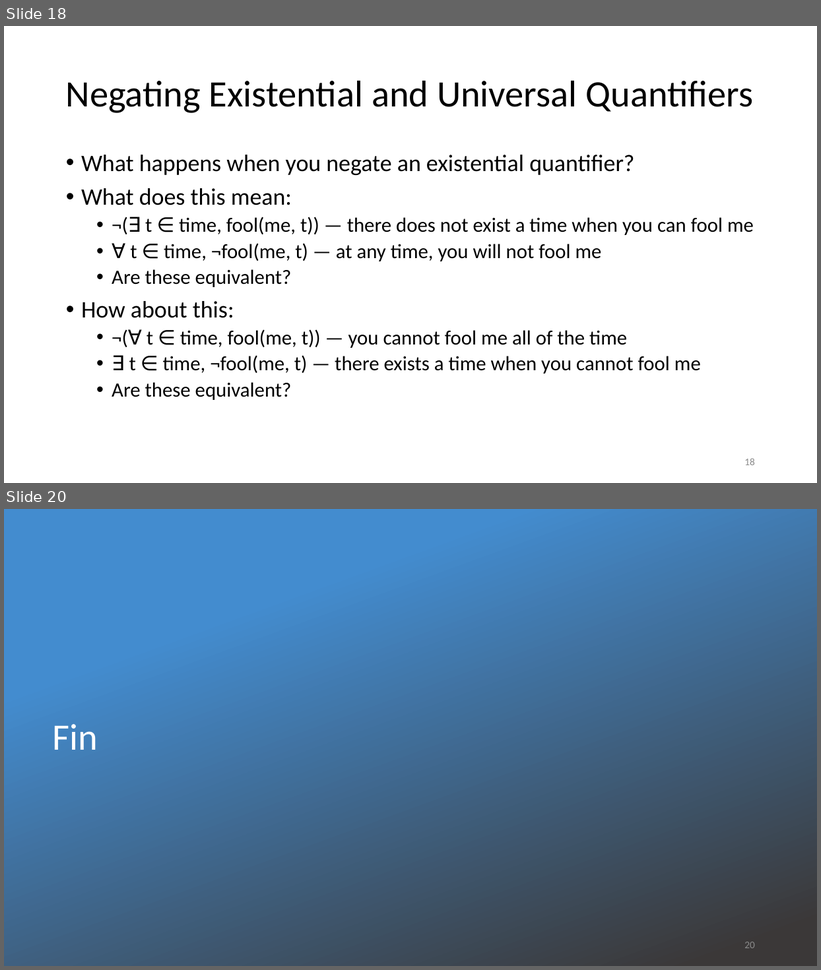
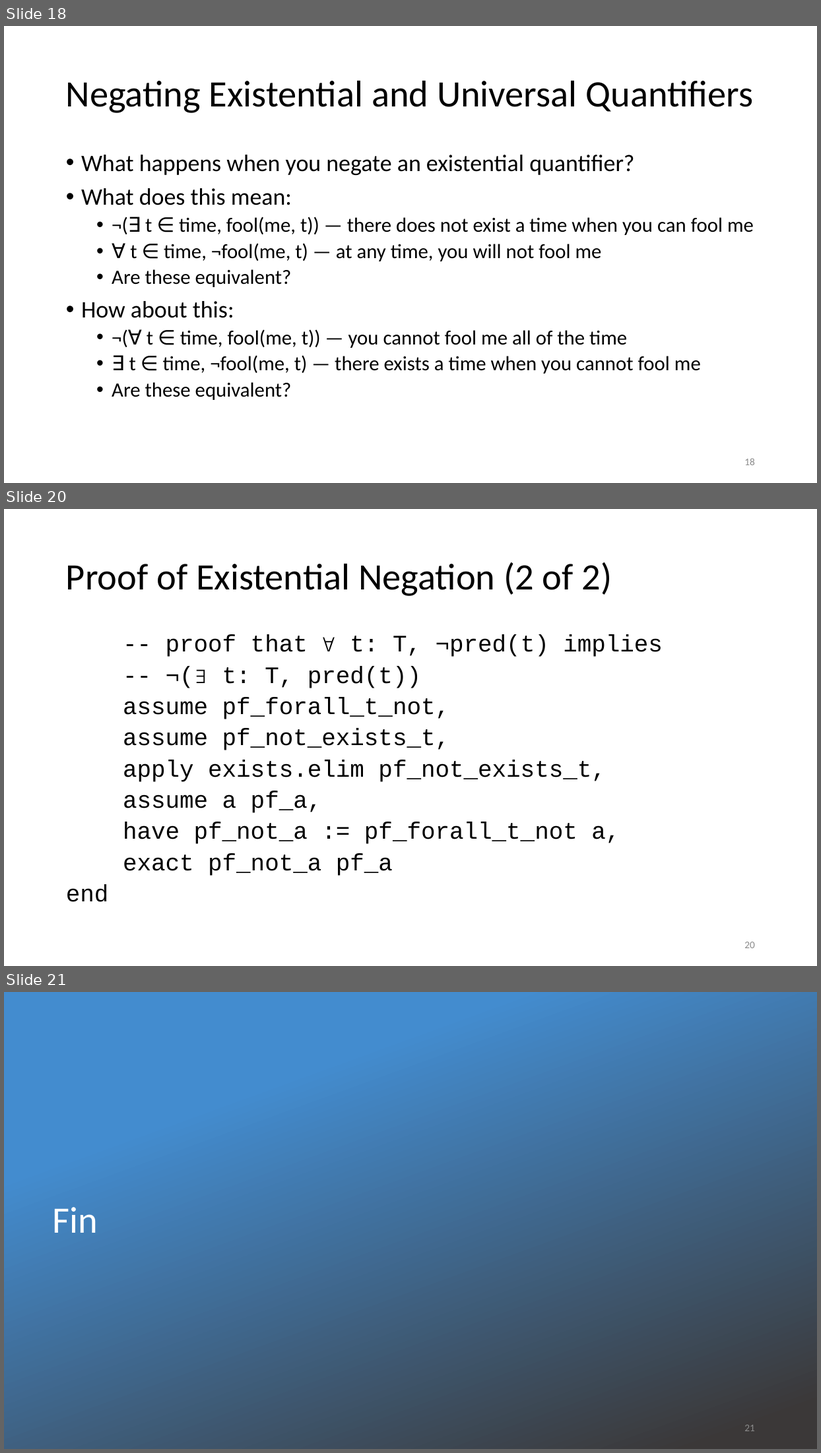
Before and after one commit to kevinsullivan/cs-dm, a slide deck: 11_Existential_Quantification/Exists.pptx. Shown one above the other, each under a label of ours: slides 18 and 20 before the commit, slides 18, 20 and 21 after it; the slides between them are not shown. The pictures are 821x970 and 821x1453 pixels, drawn with LibreOffice and Linux fonts; fonts in the diff are those of the drawing; background and template pictures are left out. Boxes give left, top, right and bottom in pixels: in the first picture for what was removed or moved away, otherwise in the second. Text is boxed around its words. In the diff, an @@ line names an element or a change of style, - is before the commit and + after.

Commit message:
Completed proof for negating existential quantification

```diff
--- a/11_Existential_Quantification/Exists.pptx
+++ b/11_Existential_Quantification/Exists.pptx
@@ slide 20 added at bbox=[4, 509, 817, 966], background #FFFFFF @@
@@ title added at bbox=[66, 562, 613, 596], 44 pt, text #000000 @@
+Proof of Existential Negation (2 of 2)
@@ text added at bbox=[66, 635, 663, 902], 28 pt, text #000000 @@
+-- proof that ∀ t: T, ¬pred(t) implies
+-- ¬(∃ t: T, pred(t))
+assume pf_forall_t_not,
+assume pf_not_exists_t,
+apply exists.elim pf_not_exists_t,
+assume a pf_a,
+have pf_not_a := pf_forall_t_not a,
+exact pf_not_a pf_a
+end
@@ page number added at bbox=[745, 942, 755, 949], 12 pt, text #8C8C8C @@
+20
@@ what was slide 20 is now slide 21 @@
@@ page number at bbox=[745, 1425, 755, 1432]: text changed @@
-20
+21
```
Also in this commit, not shown: 1 slide changed, 1 other file.
